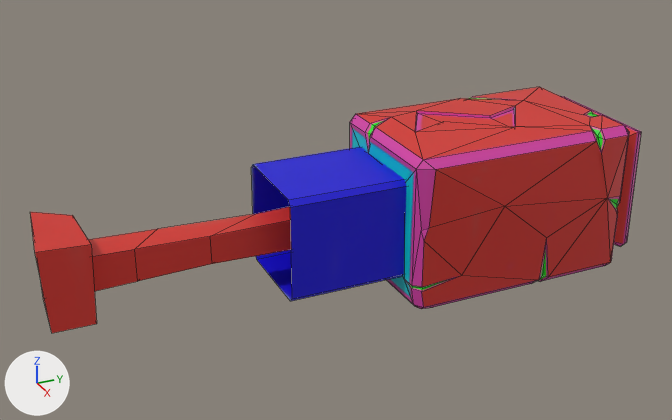
Two versions of the OBJ model models/production/exports/gaussmeter.obj, one commit apart.
The view is the same before and after, from a camera (50 mm lens) standing at (3.55, -2.28, 1.82) and looking at (-0.07, -0.65, 0.01). The axes (+X, +Y, +Z) are drawn at lower left. The lights are the same throughout. Mesh edges are drawn as thin lines. Where no turn or scale is listed for an object, it has been applied to the vertices.

Objects in the first picture: 'gaussmeter'.
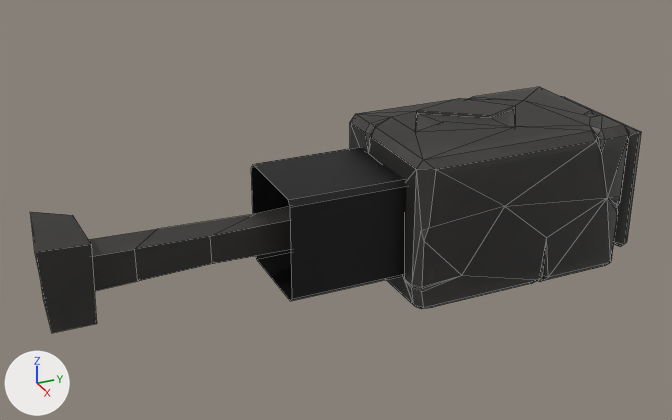
Edits to the bpy script that builds the scene:
```text
Add img_tex_gaussmeter_black_2_png:
    img_tex_gaussmeter_black_2_png = load_image('TEX_gaussmeter_black_2.png', '../textures/TEX_gaussmeter_black_2.png', 1024, 1024, 'sRGB')
Change mat_gaussmeter:
    mat_gaussmeter.texture: img_map_gaussmeter_png -> img_tex_gaussmeter_black_2_png
Change me_gaussmeter:
    where me_gaussmeter.from_pydata(...)  # 222 vertices, 268 faces; spans x -0.39..0.39, y -2.02..1.0, z -0.39..0.4
    used by ob_gaussmeter; location = (0.0, 0.0, 0.0)
    me_gaussmeter part 1: texture (UV) coordinates of 104 of 268 faces, centred in x -0.38..0.37, y -0.45..0.98, z -0.38..0.39, changed; they spanned u 0.02..0.99, v 0.02..0.87 and now span u 0.02..0.98, v 0.02..0.88
```

What differs and where, as boxes (x1, y1, x2, y2) in the pictures (672 x 420 px):
'gaussmeter', surface changed (red to black): (30, 87, 641, 333) in both
part 1 of me_gaussmeter, surface changed (cyan to black): (350, 96, 641, 304) in both
